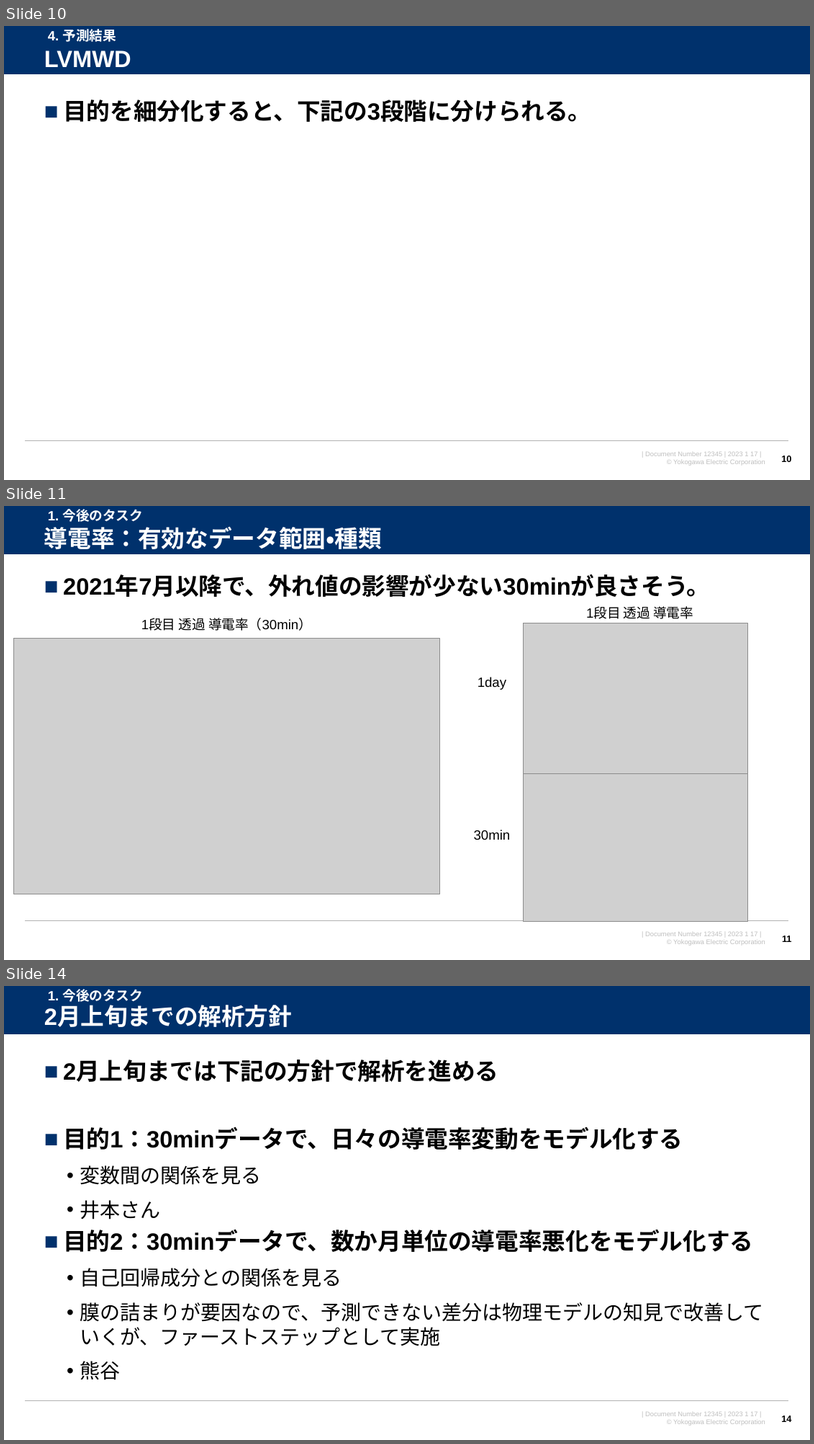
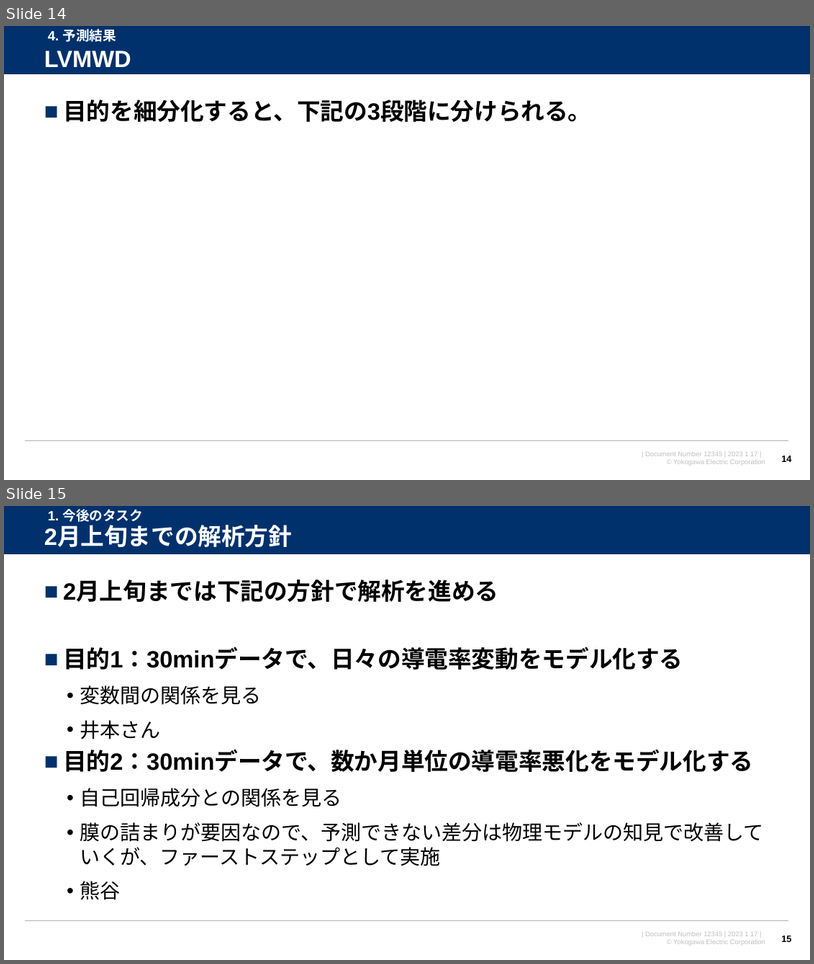
Before and after one commit to watarukumagai-git/opt, a slide deck: Reuse_Water/230207_米国再生水NAWI LVMWD 水質予測_rev.0.pptx. Shown one above the other, each under a label of ours: slides 10, 11 and 14 before the commit, slides 14 and 15 after it; the slides between them are not shown. The pictures are 814x1444 and 814x964 pixels, drawn with LibreOffice and Linux fonts; fonts in the diff are those of the drawing; grey boxes stand for pictures; background and template pictures are left out. Boxes give left, top, right and bottom in pixels: in the first picture for what was removed or moved away, otherwise in the second. Text is boxed around its words. In the diff, an @@ line names an element or a change of style, - is before the commit and + after.

```diff
--- a/Reuse_Water/230207_米国再生水NAWI LVMWD 水質予測_rev.0.pptx
+++ b/Reuse_Water/230207_米国再生水NAWI LVMWD 水質予測_rev.0.pptx
@@ slide 11 removed at (4, 506, 810, 960), background #FFFFFF; not listed: 4 template elements that a slide beside it also shows @@
@@ title removed at (44, 526, 382, 549) @@
-導電率：有効なデータ範囲・種類
@@ text removed at (48, 509, 144, 522) @@
-1. 今後のタスク
@@ text removed at (63, 576, 710, 597) @@
-■ 2021年7月以降で、外れ値の影響が少ない30minが良さそう。
@@ text removed at (586, 606, 694, 619) @@
-1段目 透過 導電率
@@ text removed at (142, 618, 312, 631) @@
-1段目 透過 導電率（30min）
@@ picture removed at (524, 623, 748, 774) @@
@@ picture removed at (14, 638, 440, 894) @@
@@ text removed at (478, 677, 507, 690) @@
-1day
@@ picture removed at (524, 770, 748, 921) @@
@@ text removed at (474, 829, 511, 839) @@
-30min
@@ page number removed at (782, 935, 792, 942) @@
-11
@@ what was slide 10 is now slide 14 @@
@@ page number at (782, 455, 792, 462): text changed @@
-10
+14
@@ what was slide 14 is now slide 15 @@
@@ page number at (782, 935, 792, 942): text changed @@
-14
+15
```
Also in this commit, not shown: 7 slides changed, 2 slides added.
